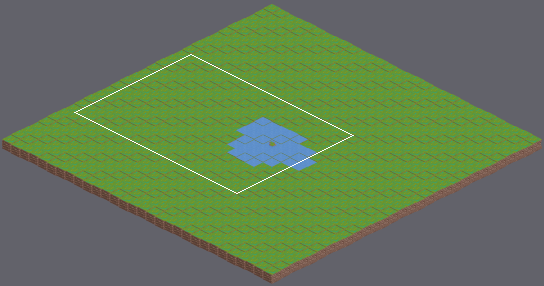
One commit to this Tiled map: app/src/main/assets/textures/map.tmx. The first picture is a wide view before the edit; the outline marks the close-up.
Close-up. First the earlier version:
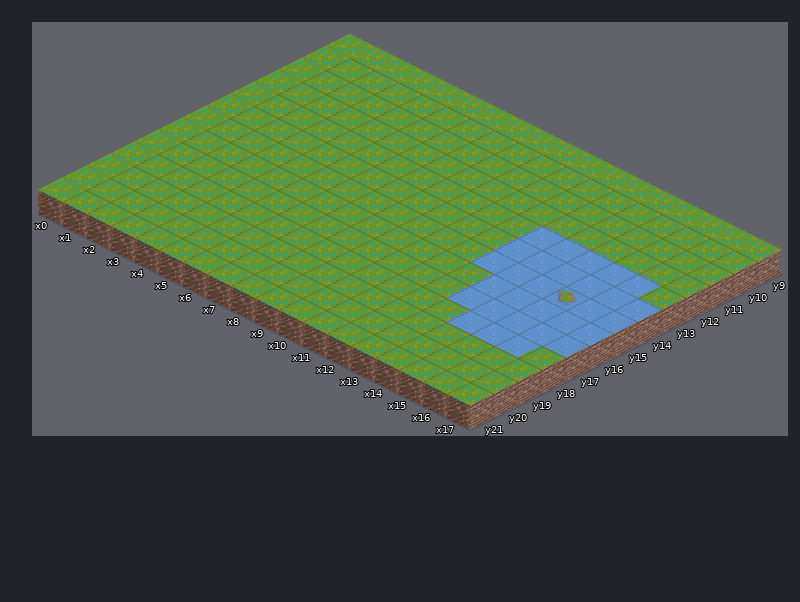
Cells are 64x32 px. Isometric: x runs down to the right, y down to the left. Shown: x 0..17, y 9..21. The commit also changed other parts of the map, which this record leaves out.
After:
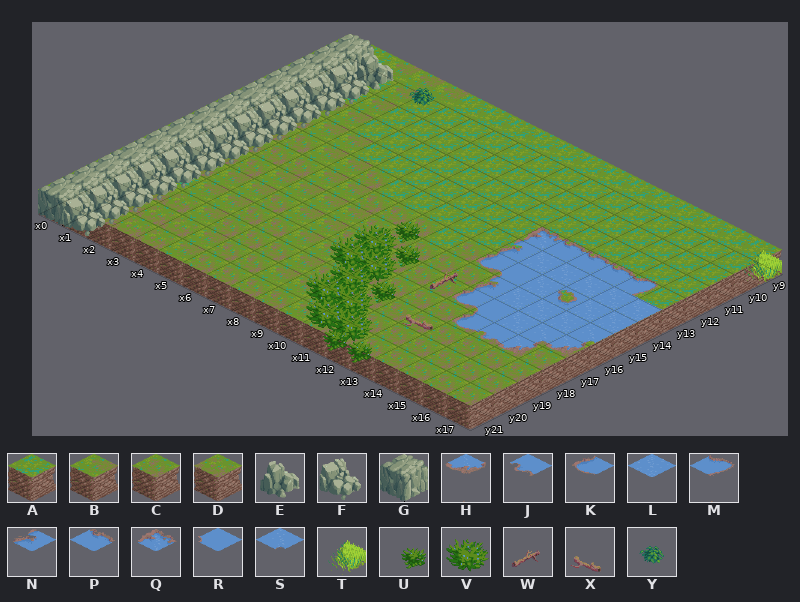
Key: from "Terrain": A 1, B 15, C 16, D 18, E 50, F 52, G 54, H 80, J 81, K 83, L 84, M 86, N 87, P 88, Q 89, R 98, S 99, T 113, U 120, V 121, W 122, X 123, Y 125.
_ is an empty cell, . an unchanged one.
Edits made:
--- layer "Base"
@@ x 1..17 @@
- 9 .AAA.............
-10 ..A..............
-11 ..A..............
-12 .AA..............
-13 AAAA.............
-14 AAAAAA...........
-15 AAAAAAAAA.AA.....
-16 .AAAAAAAAAAAA....
-17 .AAAAAAAAAAAAAAAA
-18 ..AAAAAAAAAAAAAAA
-19 .AAAAAAAAAAAAAAAA
-20 .AAAAAAAAAAAAAAAA
-21 .AAAAAAAAAAAAAAAA
+ 9 .BBB.............
+10 ..B..............
+11 ..B..............
+12 .BB..............
+13 CCBB.............
+14 CCCBBC...........
+15 CCCCBBCCC.CC.....
+16 .CCBBBBCCCCCC....
+17 .CBBCBBCCCCCCCCCC
+18 ..BBCCBBCCCCCCCCC
+19 .DDBCCCBCCCCCCCCC
+20 .DDDBCCBBCCCCCCCC
+21 .DDDBCCCCBCCCCCCC
--- layer "Map"
@@ x 0..17 @@
- 9 __._............._
-10 __................
-11 __................
-12 __................
-13 __..........LLLLL.
-14 __..........L.....
-15 __......_...LL....
-16 __......__._.L...L
-17 __......__...LL.LL
-18 __.......__._.LLL.
-19 __.......__.......
-20 __........__......
-21 __.........__.....
+ 9 GE.Y.............T
+10 GF................
+11 GF................
+12 GF................
+13 GF..........QPPPM.
+14 GF..........N.....
+15 GF......U...KR....
+16 GF......VU.W.N...S
+17 GF......VV...KR.SH
+18 GF.......VU.X.KJH.
+19 GF.......VV.......
+20 GF........VV......
+21 GF.........UU.....
Pixel boxes of the changes (left, top, right, bottom) in both close-ups:
changed: (38, 34, 662, 405)
added: (744, 250, 782, 285)
